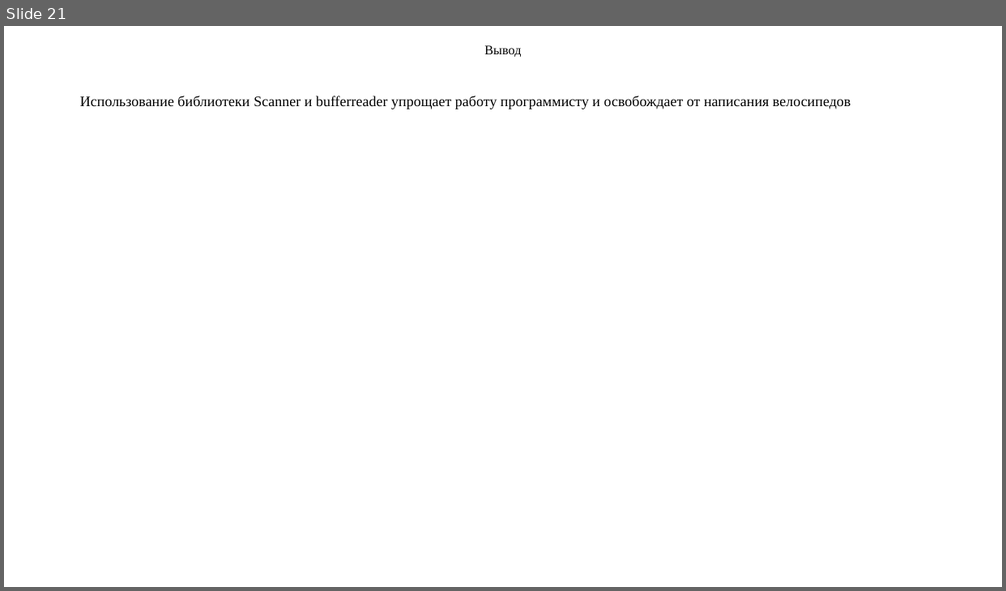
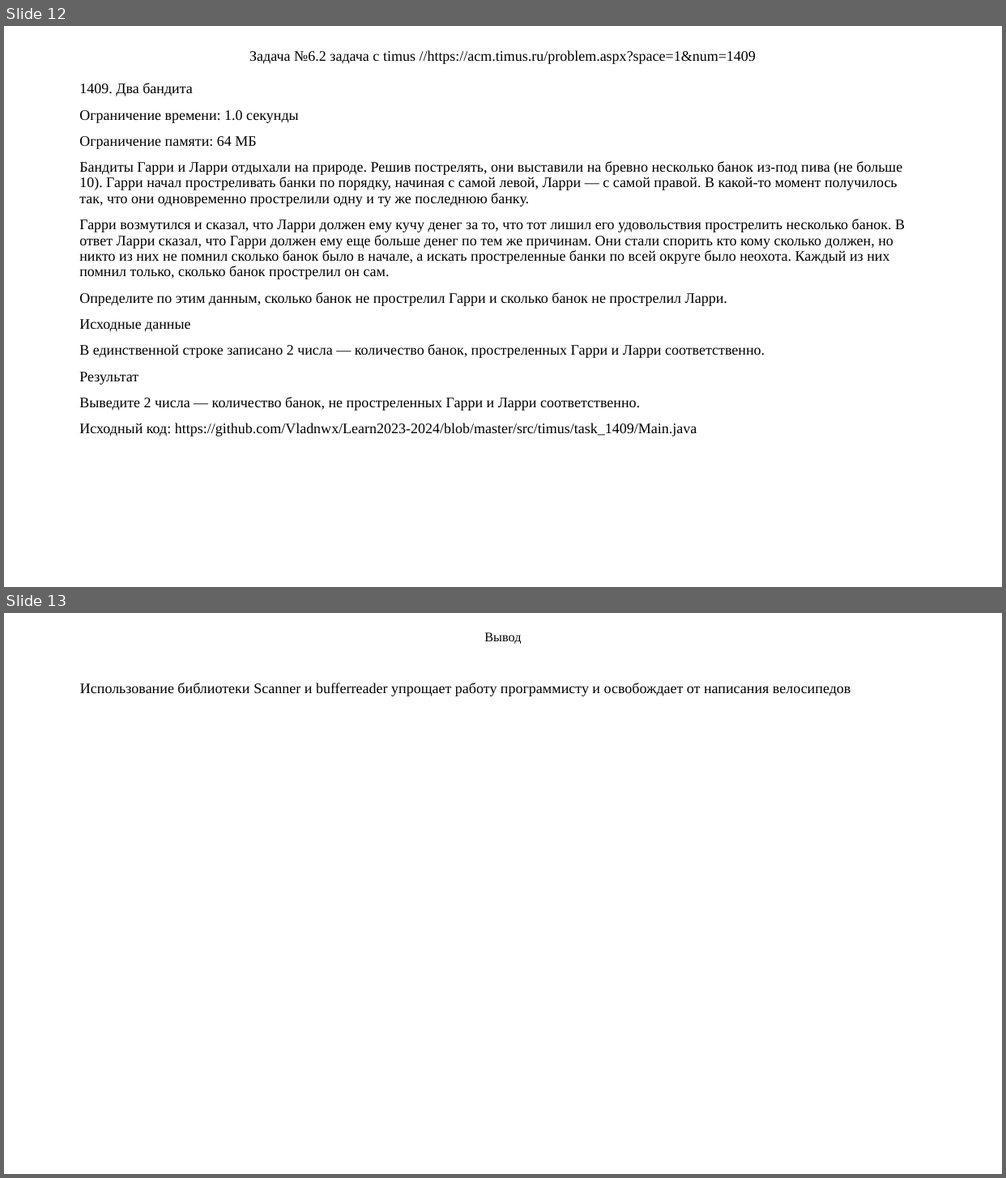
Before and after one commit to Vladnwx/Learn2023-2024, a slide deck: src/lr2/РИЗ-130916у Савельев В.Н. Отчет о выполнении ЛР2.pptx. Shown one above the other, each under a label of ours: slide 21 before the commit, slides 12 and 13 after it. The pictures are 1006x591 and 1006x1178 pixels, drawn with LibreOffice and Linux fonts; fonts in the diff are those of the drawing. Boxes give left, top, right and bottom in pixels: in the first picture for what was removed or moved away, otherwise in the second. Text is boxed around its words. In the diff, an @@ line names an element or a change of style, - is before the commit and + after.

Commit message:
timus

```diff
--- a/src/lr2/РИЗ-130916у Савельев В.Н. Отчет о выполнении ЛР2.pptx
+++ b/src/lr2/РИЗ-130916у Савельев В.Н. Отчет о выполнении ЛР2.pptx
@@ slide 12 added at (4, 26, 1002, 587), background #FFFFFF @@
@@ title added at (249, 50, 756, 64), 14 pt, text #000000 @@
+Задача №6.2 задача с timus //https://acm.timus.ru/problem.aspx?space=1&num=1409
@@ text added at (79, 83, 905, 437), 14 pt, text #000000 @@
+1409. Два бандита
+Ограничение времени: 1.0 секунды
+Ограничение памяти: 64 МБ
+Бандиты Гарри и Ларри отдыхали на природе. Решив пострелять, они выставили на бревно несколько банок из-под пива (не больше 10). Гарри начал простреливать банки по порядку, начиная с самой левой, Ларри — с самой правой. В какой-то момент получилось так, что они одновременно прострелили одну и ту же последнюю банку.
+Гарри возмутился и сказал, что Ларри должен ему кучу денег за то, что тот лишил его удовольствия прострелить несколько банок. В ответ Ларри сказал, что Гарри должен ему еще больше денег по тем же причинам. Они стали спорить кто кому сколько должен, но никто из них не помнил сколько банок было в начале, а искать простреленные банки по всей округе было неохота. Каждый из них помнил только, сколько банок прострелил он сам.
+Определите по этим данным, сколько банок не прострелил Гарри и сколько банок не прострелил Ларри.
+Исходные данные
+В единственной строке записано 2 числа — количество банок, простреленных Гарри и Ларри соответственно.
+Результат
+Выведите 2 числа — количество банок, не простреленных Гарри и Ларри соответственно.
+Исходный код: https://github.com/Vladnwx/Learn2023-2024/blob/master/src/timus/task_1409/Main.java
@@ what was slide 21 is now slide 13 @@
```
Also in this commit, not shown: 7 slides changed, 4 other slides added, 13 slides removed, 5 other files.
